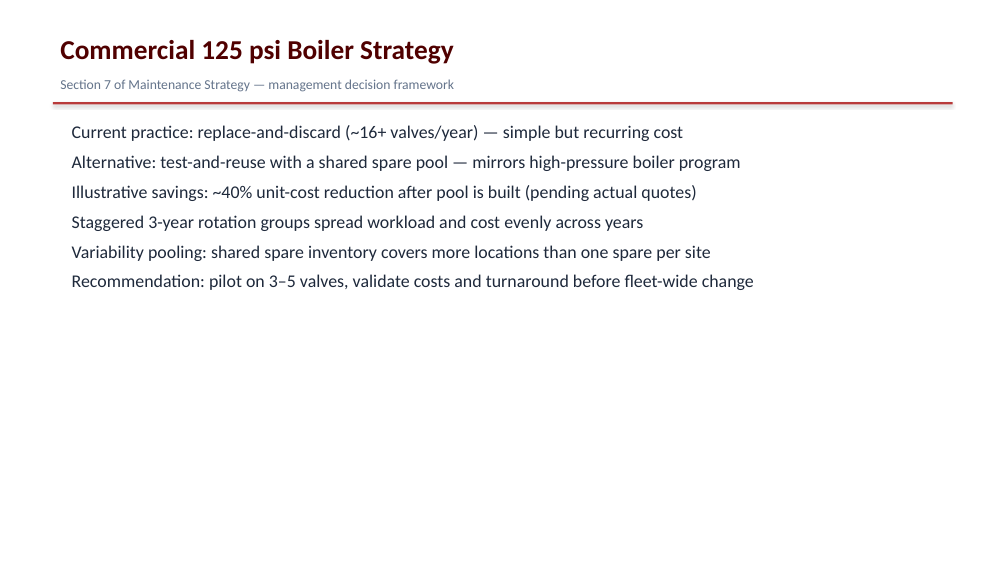
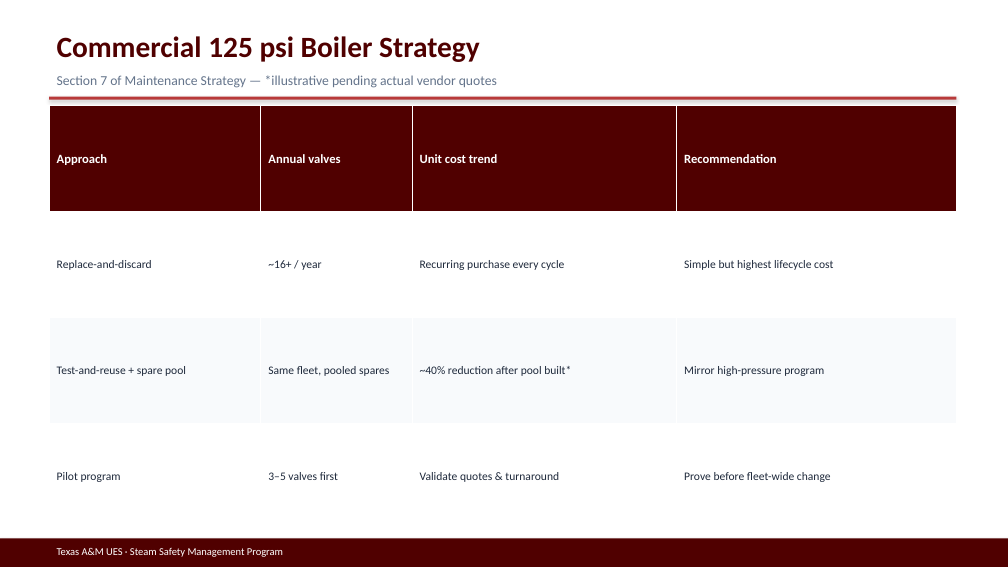
Before and after one commit to stavan12-a11y/PSV-Compliance-Tracking-Dashboard, a slide deck: slide 22 of docs/presentation/UES-Steam-Safety-Management-Program.pptx. Drawn at 1008x567 pixels with LibreOffice and Linux fonts; fonts in the diff are those of the drawing. Boxes give left, top, right and bottom in pixels: in the first picture for what was removed or moved away, otherwise in the second. Text is boxed around its words. In the diff, an @@ line names an element or a change of style, - is before the commit and + after.

```diff
--- a/docs/presentation/UES-Steam-Safety-Management-Program.pptx
+++ b/docs/presentation/UES-Steam-Safety-Management-Program.pptx
@@ text "Commercial 125 psi Boiler Strategy" at (57,36,480,62): size 26 to 28 pt @@
@@ text at (57,75,497,88): text changed @@
-Section 7 of Maintenance Strategy — management decision framework
+Section 7 of Maintenance Strategy — *illustrative pending actual vendor quotes
@@ rectangle: place and size @@
-rectangle at (53,102,953,104)
+rectangle at (49,97,957,100)
@@ table added at (49,106,957,529), 4 rows, 4 columns @@
+Approach | Annual valves | Unit cost trend | Recommendation
+Replace-and-discard | ~16+ / year | Recurring purchase every cycle | Simple but highest lifecycle cost
+Test-and-reuse + spare pool | Same fleet, pooled spares | ~40% reduction after pool built* | Mirror high-pressure program
+Pilot program | 3–5 valves first | Validate quotes & turnaround | Prove before fleet-wide change
@@ text removed at (72,125,754,290) @@
-Current practice: replace-and-discard (~16+ valves/year) — simple but recurring cost
-Alternative: test-and-reuse with a shared spare pool — mirrors high-pressure boiler program
-Illustrative savings: ~40% unit-cost reduction after pool is built (pending actual quotes)
-Staggered 3-year rotation groups spread workload and cost evenly across years
-Variability pooling: shared spare inventory covers more locations than one spare per site
-Recommendation: pilot on 3–5 valves, validate costs and turnaround before fleet-wide change
@@ rectangle added at (0,538,1008,567), fill #500000 @@
@@ text added at (57,548,283,557), 10 pt, text #FFFFFF @@
+Texas A&M UES · Steam Safety Management Program
```
Also in this commit, not shown: 16 other slides changed, 9 slides added, 9 slides removed, 5 other files.
